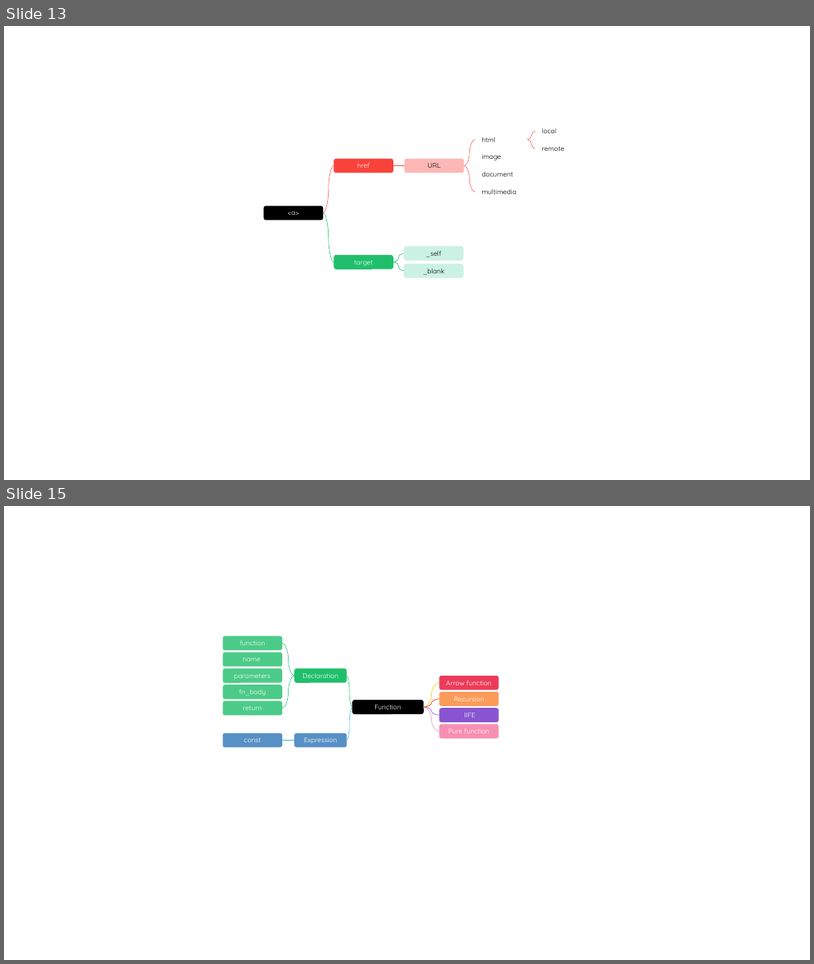
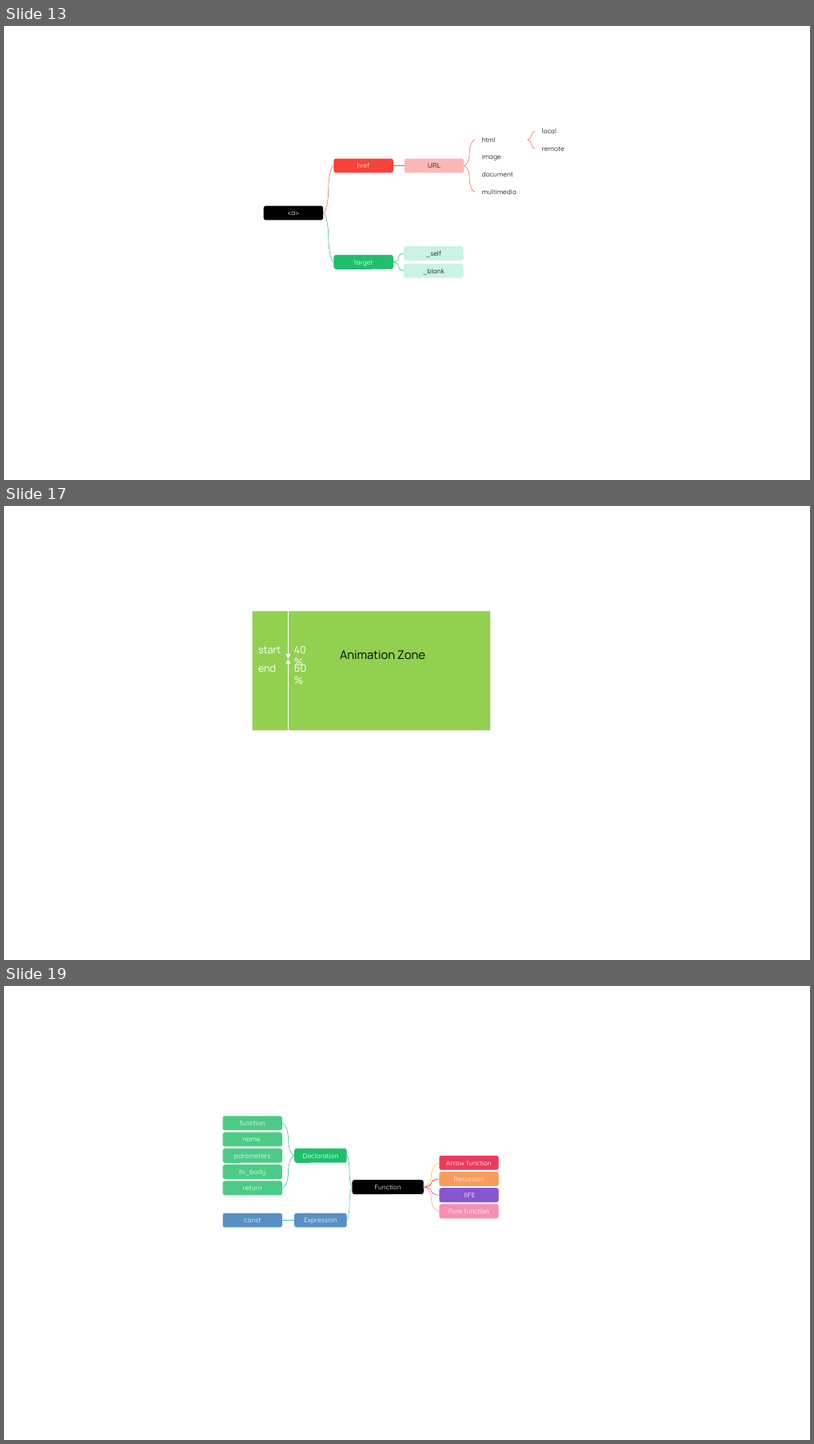
Before and after one commit to glpla/glpla.github.io, a slide deck: utils/file/charts.pptx. Shown one above the other, each under a label of ours: slides 13 and 15 before the commit, slides 13, 17 and 19 after it; the slides between them are not shown. The pictures are 814x964 and 814x1444 pixels, drawn with LibreOffice and Linux fonts; fonts in the diff are those of the drawing. Boxes give left, top, right and bottom in pixels: in the first picture for what was removed or moved away, otherwise in the second. Text is boxed around its words. In the diff, an @@ line names an element or a change of style, - is before the commit and + after.

```diff
--- a/utils/file/charts.pptx
+++ b/utils/file/charts.pptx
@@ slide 17 added at bbox=[4, 506, 810, 960], background #FFFFFF @@
@@ rectangle added at bbox=[253, 612, 491, 731], fill #F2F2F2 @@
@@ rectangle added at bbox=[253, 612, 491, 659], fill #92D050, 12 pt, text #FFFFFF @@
+start
@@ arrow added from (288, 612) to (288, 659), #FFFFFF 0.5 pt @@
@@ text added at bbox=[294, 646, 306, 653], 12 pt, text #FFFFFF @@
+40%
@@ rectangle added at bbox=[253, 659, 491, 731], fill #92D050, 12 pt, text #FFFFFF @@
+end
@@ arrow added from (288, 731) to (288, 659), #FFFFFF 0.5 pt @@
@@ text added at bbox=[294, 662, 306, 672], 12 pt, text #FFFFFF @@
+60%
@@ text added at bbox=[340, 650, 426, 659], 14 pt, text #000000 @@
+Animation Zone
@@ what was slide 15 is now slide 19 @@
```
Also in this commit, not shown: 1 slide changed, 3 other slides added, 39 other files.
